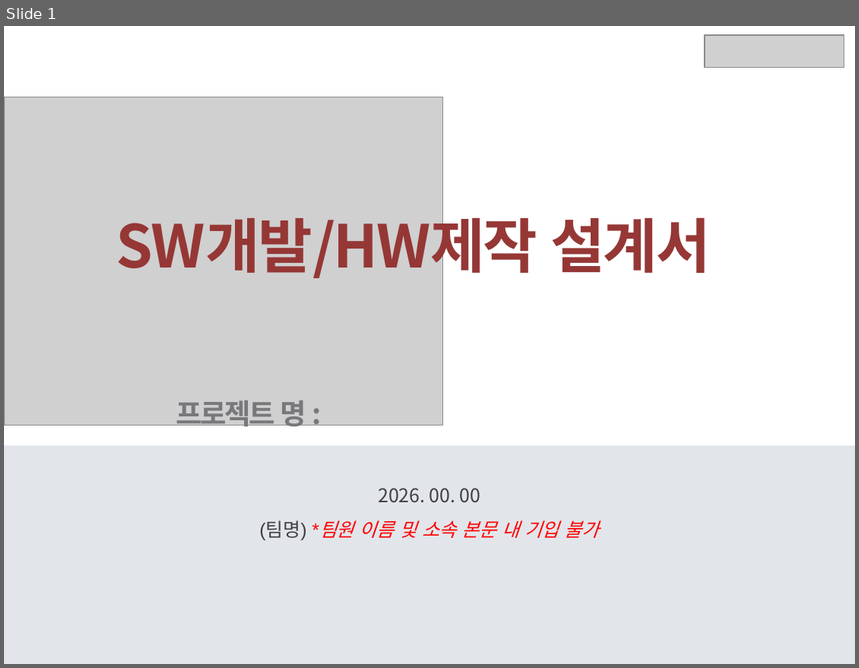
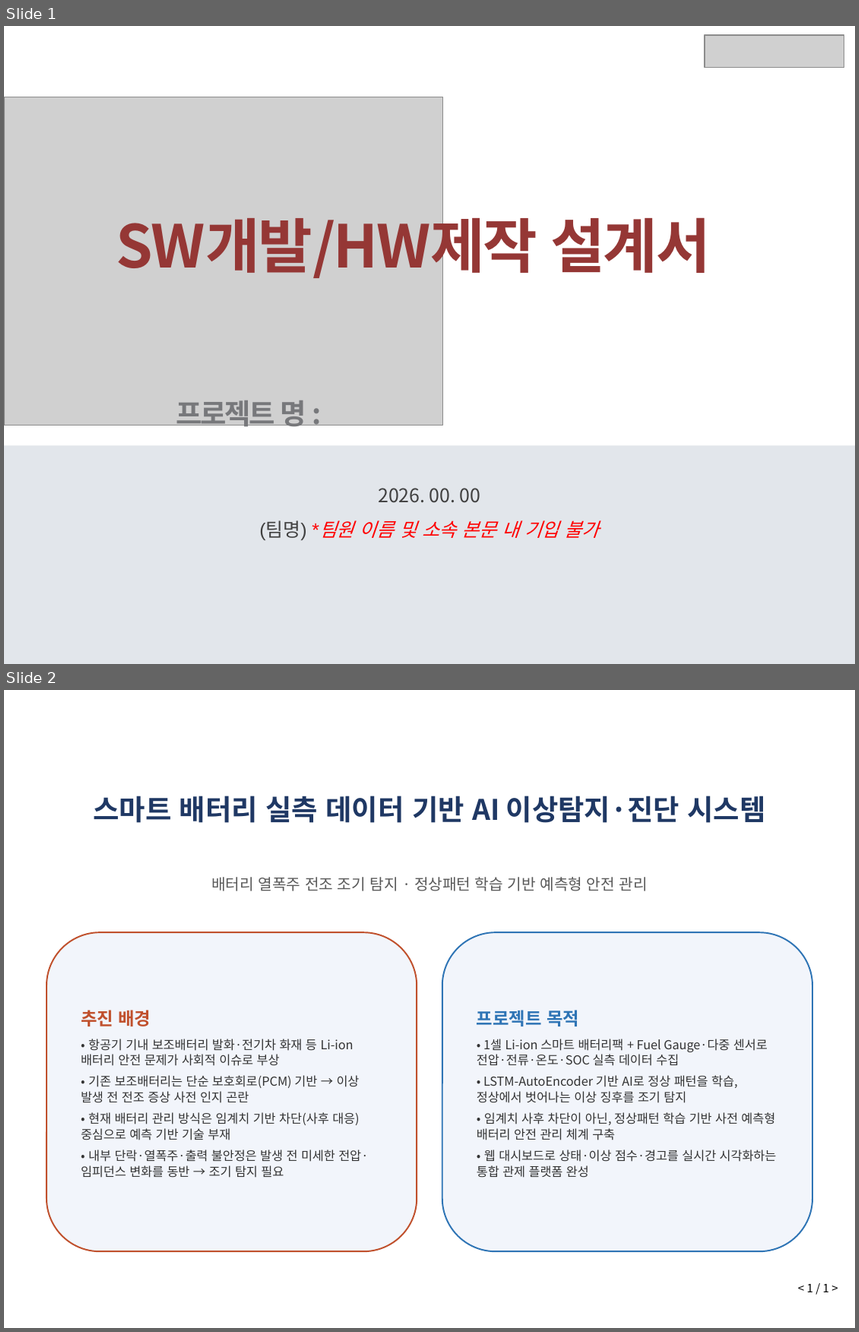
Before and after one commit to ricky30825-creator/BMS, a slide deck: 설계 산출물/중간 보고서-내파트.pptx. Shown one above the other, each under a label of ours: slide 1 before the commit, slides 1 and 2 after it. The pictures are 859x668 and 859x1332 pixels, drawn with LibreOffice and Linux fonts; fonts in the diff are those of the drawing; grey boxes stand for pictures. Boxes give left, top, right and bottom in pixels: in the first picture for what was removed or moved away, otherwise in the second. Text is boxed around its words. In the diff, an @@ line names an element or a change of style, - is before the commit and + after.

```diff
--- a/설계 산출물/중간 보고서-내파트.pptx
+++ b/설계 산출물/중간 보고서-내파트.pptx
@@ slide 2 added at bbox=[4, 690, 855, 1328], background #FFFFFF @@
@@ text added at bbox=[93, 796, 766, 823], 24 pt, text #1F3864, bold @@
+스마트 배터리 실측 데이터 기반 AI 이상탐지·진단 시스템
@@ text added at bbox=[211, 877, 648, 891], 13 pt, text #595959 @@
+배터리 열폭주 전조 조기 탐지 · 정상패턴 학습 기반 예측형 안전 관리
@@ rounded rectangle added at bbox=[47, 932, 417, 1252], fill #F2F5FB, outline #C0502C 1.25 pt, 10.5 pt, text #333333 @@
+추진 배경
+• 항공기 기내 보조배터리 발화·전기차 화재 등 Li-ion 배터리 안전 문제가 사회적 이슈로 부상
+• 기존 보조배터리는 단순 보호회로(PCM) 기반 → 이상 발생 전 전조 증상 사전 인지 곤란
+• 현재 배터리 관리 방식은 임계치 기반 차단(사후 대응) 중심으로 예측 기반 기술 부재
+• 내부 단락·열폭주·출력 불안정은 발생 전 미세한 전압·임피던스 변화를 동반 → 조기 탐지 필요
@@ rounded rectangle added at bbox=[443, 932, 813, 1252], fill #F2F5FB, outline #2E74B5 1.25 pt, 10.5 pt, text #333333 @@
+프로젝트 목적
+• 1셀 Li-ion 스마트 배터리팩 + Fuel Gauge·다중 센서로 전압·전류·온도·SOC 실측 데이터 수집
+• LSTM-AutoEncoder 기반 AI로 정상 패턴을 학습, 정상에서 벗어나는 이상 징후를 조기 탐지
+• 임계치 사후 차단이 아닌, 정상패턴 학습 기반 사전 예측형 배터리 안전 관리 체계 구축
+• 웹 대시보드로 상태·이상 점수·경고를 실시간 시각화하는 통합 관제 플랫폼 완성
@@ text added at bbox=[807, 1284, 829, 1293], 9.7 pt, text #000000 @@
+< 1 / 1 >
```
Also in this commit, not shown: 14 slides changed, 18 other slides added, 7 slides removed, 12 other files.
